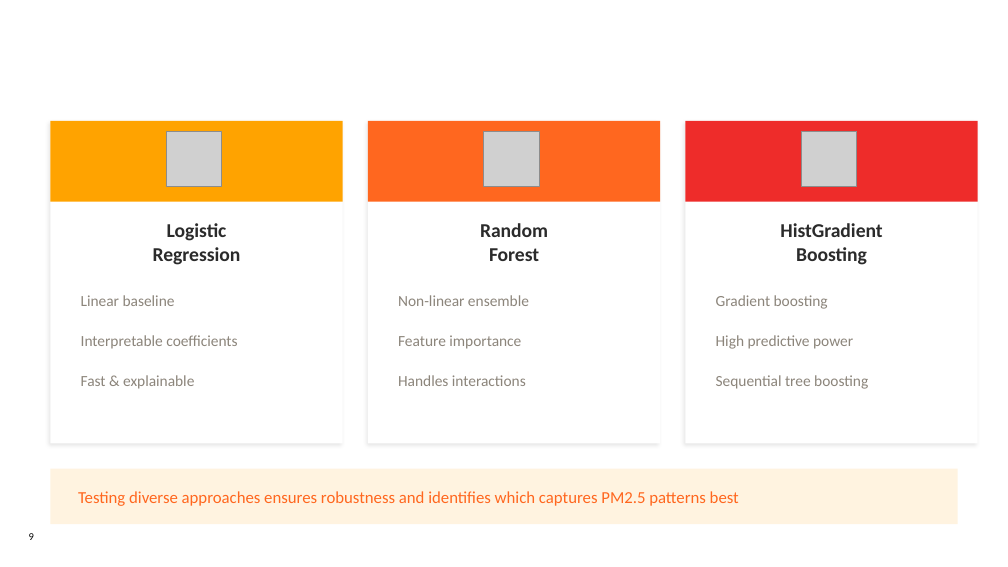
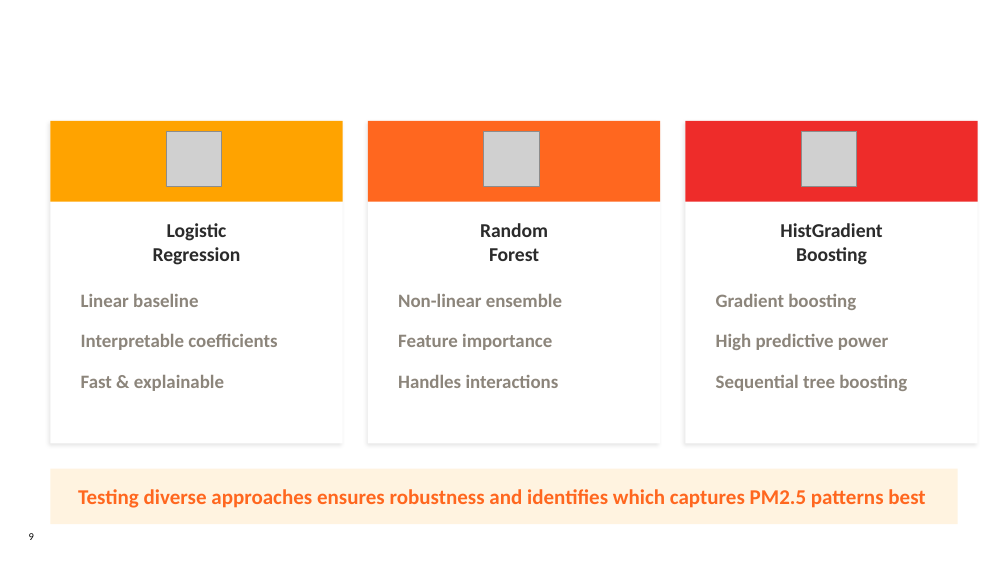
Before and after one commit to JiagengMi/engo645_2026_winter, a slide deck: slide 9 of ENGO645_Final_Presentation.pptx. Drawn at 1008x567 pixels with LibreOffice and Linux fonts; fonts in the diff are those of the drawing; grey boxes stand for pictures; background and template pictures are left out. Boxes give left, top, right and bottom in pixels: in the first picture for what was removed or moved away, otherwise in the second. Text is boxed around its words. In the diff, an @@ line names an element or a change of style, - is before the commit and + after.

```diff
--- a/ENGO645_Final_Presentation.pptx
+++ b/ENGO645_Final_Presentation.pptx
@@ size 14.7 to 18 pt, bold on in 9 elements at [81,294,198,307], [81,334,277,350], [81,375,224,391], [398,294,562,307], [398,334,552,350], [398,375,559,388], [716,294,856,310], [716,334,888,350], [716,375,907,391] @@
@@ text "Testing diverse approaches ensures robustness ..." at [78,489,925,508]: size 16 to 20 pt, bold on @@
```
Also in this commit, not shown: 13 other slides changed, 26 other files.
